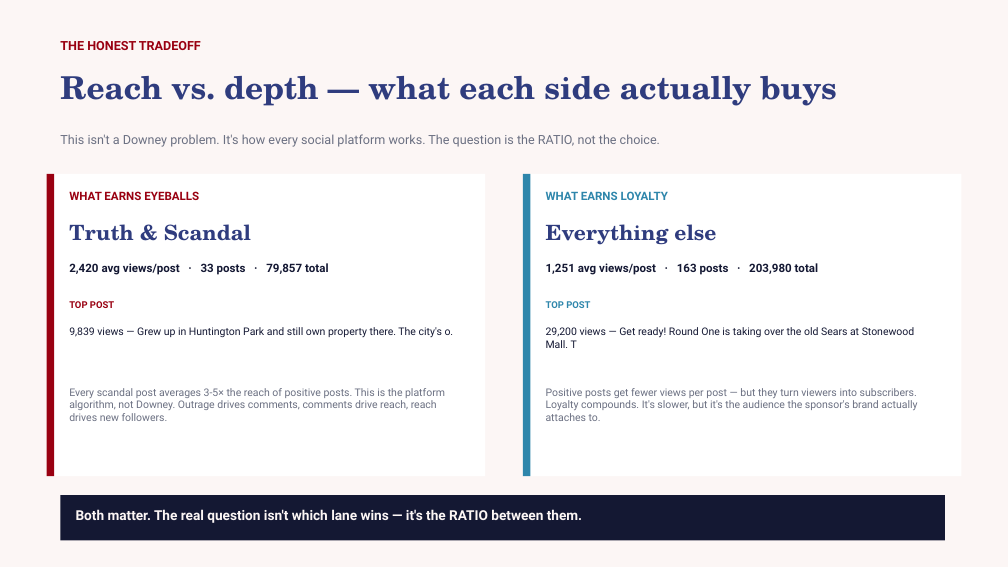
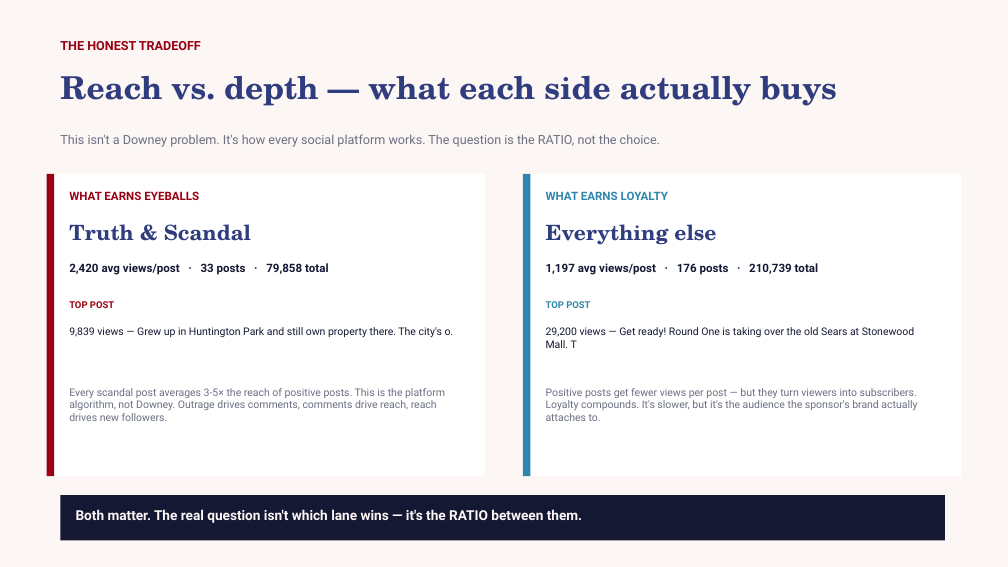
Before and after one commit to zvmmer/talking-downey-kpis, a slide deck: slide 20 of SPONSOR_CONTENT_REPORT.pptx. Drawn at 1008x567 pixels with LibreOffice and Linux fonts; fonts in the diff are those of the drawing. Boxes give left, top, right and bottom in pixels: in the first picture for what was removed or moved away, otherwise in the second. Text is boxed around its words. In the diff, an @@ line names an element or a change of style, - is before the commit and + after.

```diff
--- a/SPONSOR_CONTENT_REPORT.pptx
+++ b/SPONSOR_CONTENT_REPORT.pptx
@@ text at [69, 263, 328, 275]: text changed @@
-2,420 avg views/post · 33 posts · 79,857 total
+2,420 avg views/post · 33 posts · 79,858 total
@@ text at [546, 263, 818, 275]: text changed @@
-1,251 avg views/post · 163 posts · 203,980 total
+1,197 avg views/post · 176 posts · 210,739 total
```
Also in this commit, not shown: 12 other slides changed, 5 other files.
